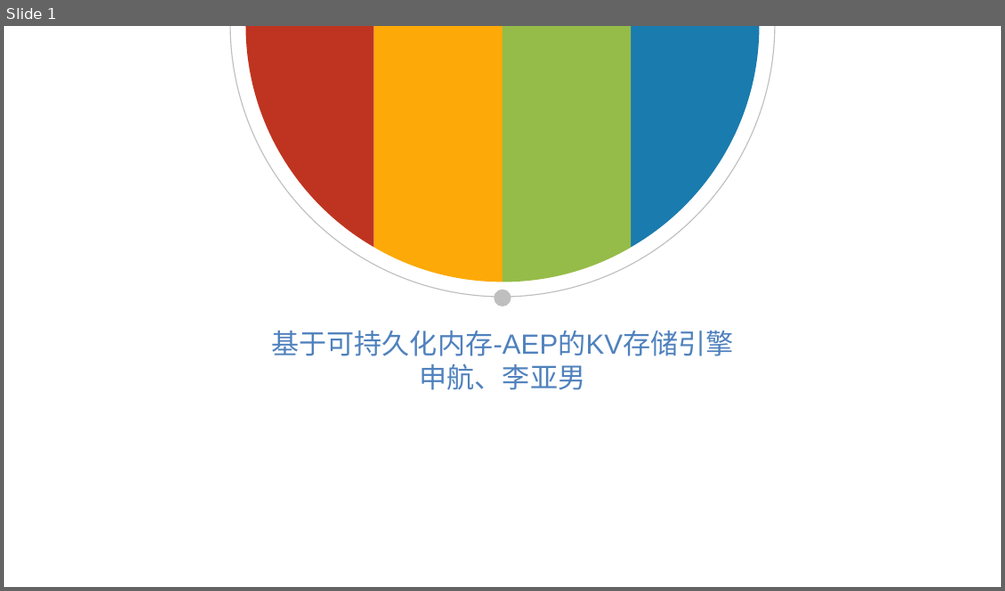
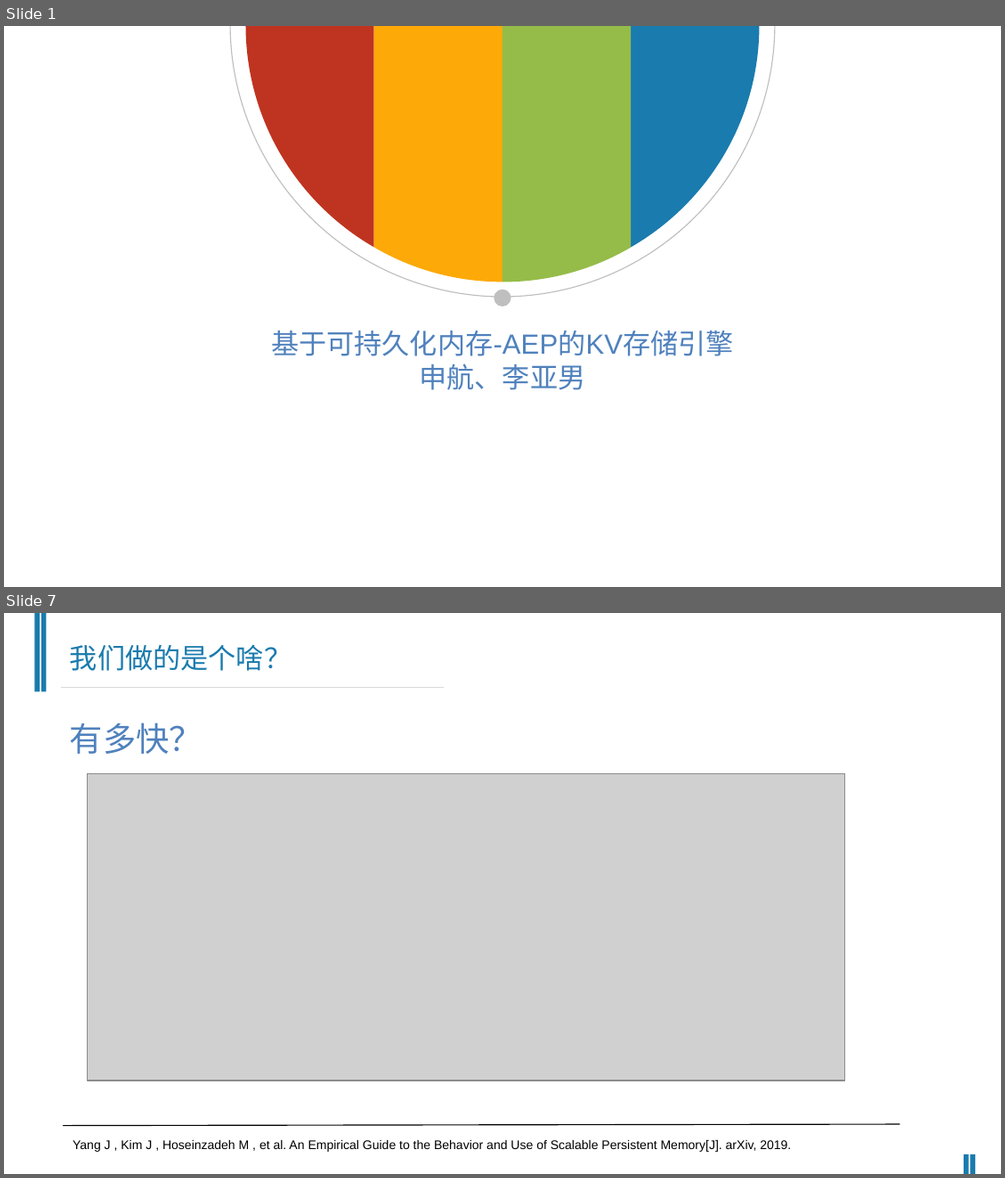
Before and after one commit to AndyShen105/aep-kv, a slide deck: doc/基于AEP的可持久化KV存储.pptx. Shown one above the other, each under a label of ours: slide 1 before the commit, slides 1 and 7 after it; the slides between them are not shown. The pictures are 1005x591 and 1005x1178 pixels, drawn with LibreOffice and Linux fonts; fonts in the diff are those of the drawing; grey boxes stand for pictures. Boxes give left, top, right and bottom in pixels: in the first picture for what was removed or moved away, otherwise in the second. Text is boxed around its words. In the diff, an @@ line names an element or a change of style, - is before the commit and + after.

```diff
--- a/doc/基于AEP的可持久化KV存储.pptx
+++ b/doc/基于AEP的可持久化KV存储.pptx
@@ slide 7 added at [4,613,1001,1174], background #FFFFFF @@
@@ rectangle added at [35,613,40,691], fill #1A7BAE @@
@@ rectangle added at [40,613,46,691], fill #1A7BAE @@
@@ text added at [70,645,291,671], 20 pt, text #1A7BAE @@
+我们做的是个啥？
@@ line added from (61, 688) to (444, 688), #D9D9D9 0.75 pt @@
@@ text added at [70,722,202,754], 24 pt, text #4F81BD @@
+有多快？
@@ picture added at [87,773,844,1079] @@
@@ line added from (63, 1126) to (900, 1125), #000000 0.75 pt @@
@@ text added at [73,1140,791,1151], 9 pt, text #000000 @@
+Yang J , Kim J , Hoseinzadeh M , et al. An Empirical Guide to the Behavior and Use of Scalable Persistent Memory[J]. arXiv, 2019.
@@ rectangle added at [964,1154,969,1174], fill #1A7BAE @@
@@ rectangle added at [970,1154,975,1174], fill #1A7BAE @@
```
Also in this commit, not shown: 6 slides changed, 15 other slides added, 6 slides removed, 1 other file.
